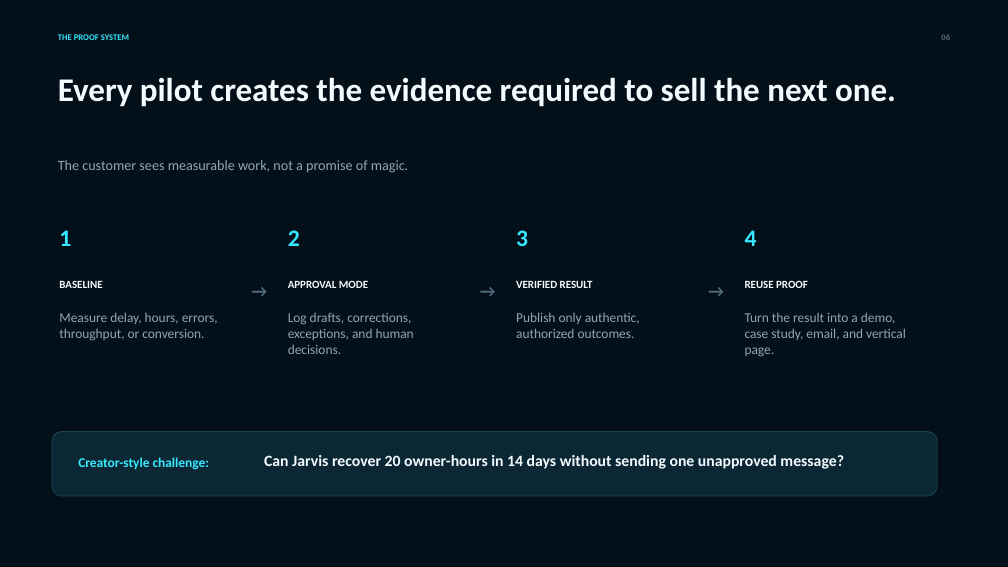
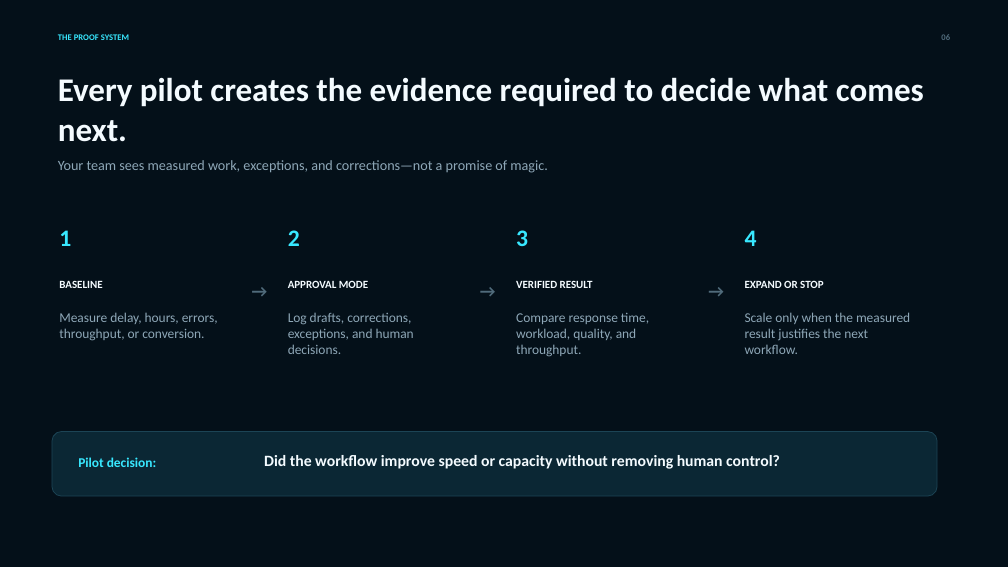
Before and after one commit to darnleyweekes-spec/jarvis-workforce-hq, a slide deck: slide 6 of Jarvis_Workforce_HQ_Growth_Deck.pptx. Drawn at 1008x567 pixels with LibreOffice and Linux fonts; fonts in the diff are those of the drawing. Boxes give left, top, right and bottom in pixels: in the first picture for what was removed or moved away, otherwise in the second. Text is boxed around its words. In the diff, an @@ line names an element or a change of style, - is before the commit and + after.

```diff
--- a/Jarvis_Workforce_HQ_Growth_Deck.pptx
+++ b/Jarvis_Workforce_HQ_Growth_Deck.pptx
@@ text at (x1=58, y1=77, x2=924, y2=142): text changed @@
-Every pilot creates the evidence required to sell the next one.
+Every pilot creates the evidence required to decide what comes next.
@@ text at (x1=58, y1=160, x2=547, y2=173): text changed @@
-The customer sees measurable work, not a promise of magic.
+Your team sees measured work, exceptions, and corrections—not a promise of magic.
@@ text at (x1=745, y1=280, x2=823, y2=288): text changed @@
-REUSE PROOF
+EXPAND OR STOP
@@ text at (x1=516, y1=313, x2=649, y2=356): text changed @@
-Publish only authentic, authorized outcomes.
+Compare response time, workload, quality, and throughput.
@@ text at (x1=745, y1=312, x2=910, y2=354): text changed @@
-Turn the result into a demo, case study, email, and vertical page.
+Scale only when the measured result justifies the next workflow.
@@ text at (x1=78, y1=457, x2=156, y2=467): text changed @@
-Creator-style challenge:
+Pilot decision:
@@ text at (x1=264, y1=455, x2=780, y2=469): text changed @@
-Can Jarvis recover 20 owner-hours in 14 days without sending one unapproved message?
+Did the workflow improve speed or capacity without removing human control?
```
Also in this commit, not shown: 4 other slides changed, 2 slides added, 2 slides removed.
